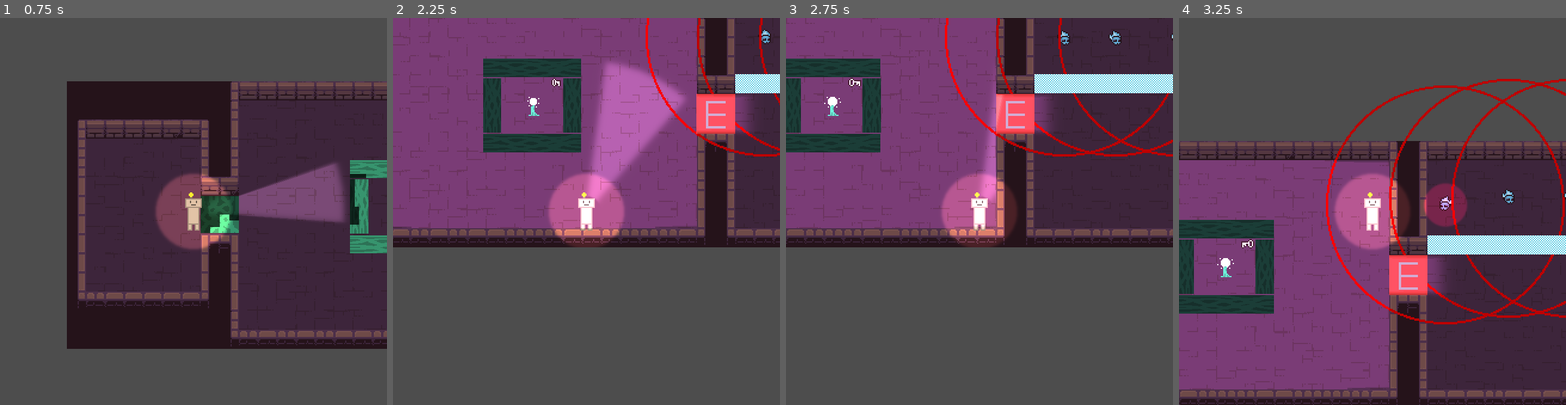
Above: before the commit, frames 1-4 (left to right).
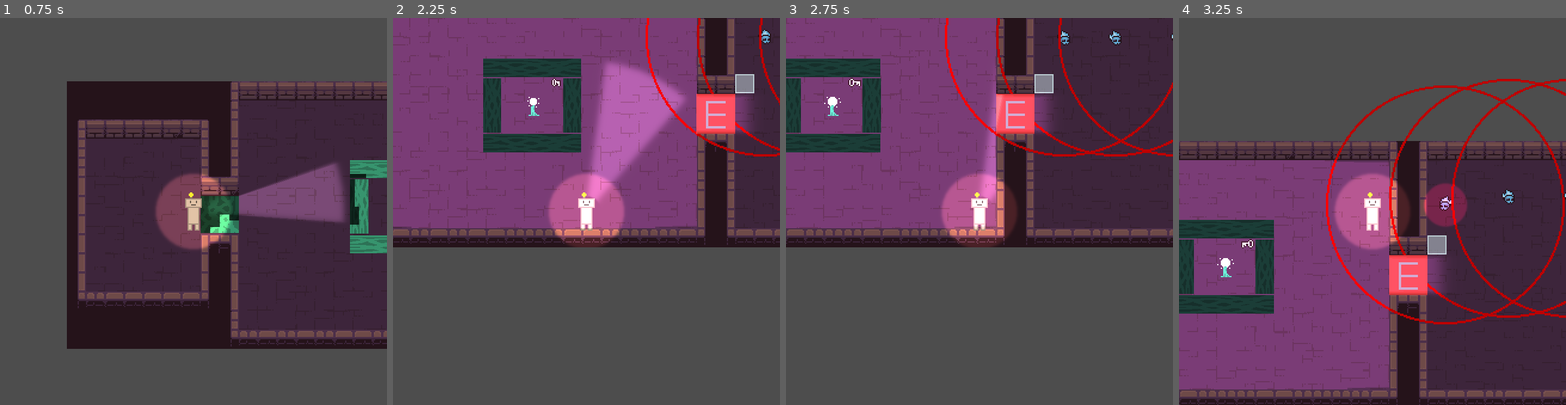
Above: after the commit, the same moments.

Repository: CookieCherith0969/GDM-Assignment-4
Game: Godot game, scene res://Scenes/Levels/Tutorial.tscn
The game is run twice, just before and just after one commit, with the same random seed, the same clock (stepped at 60 frames per second) and the same inputs.
Inputs (mouse positions are in pixels of both pictures, inside the frame that each line leads up to):
- Up to frame 1 (0.75 s): tap Enter at 0.5 s; move the mouse to (278, 192) at 0.52 s; hold D (Right) from 0.53 s (still down); hold Space (Light) from 0.53 s (still down)
- Up to frame 2 (2.25 s): move the mouse to (509, 230) at 1.27 s; release D (Right) at 1.28 s; release Space (Light) at 1.28 s; hold S (Down) 1.28-2.03 s; tap Space (Light) at 1.35 s; move the mouse to (625, 126) at 2.02 s; hold D (Right) from 2.03 s (still down); hold Space (Light) from 2.03 s (still down)
- Up to frame 3 (2.75 s): keep holding D (Right); keep holding Space (Light)
- Up to frame 4 (3.25 s): move the mouse to (1353, 288) at 2.77 s; release D (Right) at 2.78 s; release Space (Light) at 2.78 s; hold W (Up) from 2.78 s (still down); tap Space (Light) at 2.85 s

Frame 1 is identical in both runs. In frame 2, 0.6% of the frame differs, in the area x 88-100%, y 14-20%; in frame 3, 1.8%, in the area x 64-100%, y 14-20%; in frame 4, 1.8%.

Commit message:
on_lit change, glass upgrade

Diff:
--- a/Scenes/Glass.tscn
+++ b/Scenes/Glass.tscn
@@ -1,17 +1,28 @@
-[gd_scene load_steps=3 format=3 uid="uid://dc7xt6wtf814m"]
+[gd_scene load_steps=4 format=3 uid="uid://dudk7d7ss8mki"]
 
-[ext_resource type="Texture2D" uid="uid://1y8pfj1bmkjf" path="res://Art/PlaceholderArt/glass.png" id="1_ww2f7"]
+[ext_resource type="Script" path="res://Scripts/Glass.gd" id="1_8nj5b"]
+[ext_resource type="Texture2D" uid="uid://d1h5w1nm1mri" path="res://Art/PlaceholderArt/GlassRect.png" id="1_sa8e7"]
 
-[sub_resource type="RectangleShape2D" id="RectangleShape2D_4sbjp"]
-size = Vector2(16, 16)
+[sub_resource type="RectangleShape2D" id="RectangleShape2D_5gkt1"]
+size = Vector2(16, 10)
 
 [node name="Glass" type="Node2D"]
-
-[node name="Sprite2D" type="Sprite2D" parent="."]
-texture = ExtResource("1_ww2f7")
+script = ExtResource("1_8nj5b")
+size = Vector2i(16, 10)
 
 [node name="StaticBody2D" type="StaticBody2D" parent="."]
 collision_layer = 9
 
 [node name="CollisionShape2D" type="CollisionShape2D" parent="StaticBody2D"]
-shape = SubResource("RectangleShape2D_4sbjp")
+position = Vector2(8, 5)
+shape = SubResource("RectangleShape2D_5gkt1")
+
+[node name="SpriteRect" type="NinePatchRect" parent="."]
+offset_right = 16.0
+offset_bottom = 10.0
+texture = ExtResource("1_sa8e7")
+region_rect = Rect2(0, 0, 3, 3)
+patch_margin_left = 1
+patch_margin_top = 1
+patch_margin_right = 1
+patch_margin_bottom = 1
--- a/Scenes/Levels/Tutorial.tscn
+++ b/Scenes/Levels/Tutorial.tscn
@@ -463,38 +463,9 @@
 position = Vector2(416, 64)
 scale = Vector2(1.60566, 1.67794)
 
-[node name="Glass" parent="Objects" instance=ExtResource("7_0eb6t")]
-position = Vector2(600, 39)
-
-[node name="Glass2" parent="Objects" instance=ExtResource("7_0eb6t")]
-position = Vector2(584, 39)
-
-[node name="Glass3" parent="Objects" instance=ExtResource("7_0eb6t")]
-position = Vector2(568, 39)
-
-[node name="Glass4" parent="Objects" instance=ExtResource("7_0eb6t")]
-position = Vector2(552, 39)
-
-[node name="Glass5" parent="Objects" instance=ExtResource("7_0eb6t")]
-position = Vector2(536, 39)
-
-[node name="Glass6" parent="Objects" instance=ExtResource("7_0eb6t")]
-position = Vector2(520, 39)
-
-[node name="Glass7" parent="Objects" instance=ExtResource("7_0eb6t")]
-position = Vector2(504, 39)
-
-[node name="Glass8" parent="Objects" instance=ExtResource("7_0eb6t")]
-position = Vector2(488, 39)
-
-[node name="Glass9" parent="Objects" instance=ExtResource("7_0eb6t")]
-position = Vector2(472, 39)
-
-[node name="Glass10" parent="Objects" instance=ExtResource("7_0eb6t")]
-position = Vector2(456, 39)
-
 [node name="Glass11" parent="Objects" instance=ExtResource("7_0eb6t")]
-position = Vector2(440, 39)
+position = Vector2(432, 31)
+size = Vector2i(176, 16)
 
 [node name="LevelExit" parent="." instance=ExtResource("9_k4sq3")]
 position = Vector2(903, 57)
--- a/Scenes/lampPlant.tscn
+++ b/Scenes/lampPlant.tscn
@@ -69,10 +69,11 @@
 texture = ExtResource("3_u1hhc")
 texture_scale = 4.0
 
-[node name="GlowArea" parent="." instance=ExtResource("4_xqyf7")]
+[node name="GlowArea" parent="." node_paths=PackedStringArray("lighter") instance=ExtResource("4_xqyf7")]
 num_rays = 200
 ray_range = 180.0
 active = false
+lighter = NodePath("..")
 
 [connection signal="body_entered" from="DetectionArea" to="." method="_on_detection_area_body_entered"]
 [connection signal="body_exited" from="DetectionArea" to="." method="_on_detection_area_body_exited"]
--- a/Scenes/player.tscn
+++ b/Scenes/player.tscn
@@ -32,10 +32,11 @@
 texture = ExtResource("3_i58oj")
 texture_scale = 0.7
 
-[node name="GlowArea" parent="." instance=ExtResource("4_bf3oi")]
+[node name="GlowArea" parent="." node_paths=PackedStringArray("lighter") instance=ExtResource("4_bf3oi")]
 num_rays = 25
 ray_range = 14.0
 hit_from_inside = true
+lighter = NodePath("..")
 
 [node name="Rotator" type="Node2D" parent="."]
 
@@ -49,21 +50,23 @@
 offset = Vector2(50, 0)
 texture_scale = 0.5
 
-[node name="FlashArea" parent="Rotator" instance=ExtResource("4_bf3oi")]
+[node name="FlashArea" parent="Rotator" node_paths=PackedStringArray("lighter") instance=ExtResource("4_bf3oi")]
 rotation = 1.5708
 scale = Vector2(1.8, 1.8)
 angle = 33.48
 num_rays = 15
 ray_range = 75.0
 active = false
+lighter = NodePath("../..")
 
-[node name="EdgeArea" parent="Rotator" instance=ExtResource("4_bf3oi")]
+[node name="EdgeArea" parent="Rotator" node_paths=PackedStringArray("lighter") instance=ExtResource("4_bf3oi")]
 rotation = 1.5708
 angle = 200.0
 num_rays = 25
 ray_range = 16.0
 active = false
 hit_from_inside = true
+lighter = NodePath("../..")
 
 [node name="InteractArea" type="Area2D" parent="."]
 
--- /dev/null
+++ b/Scripts/Glass.gd
@@ -0,0 +1,34 @@
+@tool
+extends Node2D
+
+@export
+var size : Vector2i = Vector2i(16,16) : set = set_size
+
+@onready
+var collider = $StaticBody2D/CollisionShape2D
+@onready
+var sprite = $SpriteRect
+
+# Called when the node enters the scene tree for the first time.
+func _ready():
+	collider.shape = RectangleShape2D.new()
+
+	size = size
+
+func set_size(val : Vector2i):
+	if not is_instance_valid(sprite):
+		return
+
+	size = val
+
+	if size.x < 2:
+		size.x = 2
+		notify_property_list_changed()
+	if size.y < 2:
+		size.y = 2
+		notify_property_list_changed()
+
+	collider.shape.size = size
+	collider.position = Vector2(size)/2
+
+	sprite.size = size
--- a/Scripts/LightArea.gd
+++ b/Scripts/LightArea.gd
@@ -11,6 +11,9 @@
 var active = true : set = set_active
 @export
 var hit_from_inside = false : set = set_inside
+
+@export
+var lighter : Node
 
 @onready
 var blockable_area = $BlockableArea
@@ -67,7 +70,13 @@
 	blockable_area.hit_from_inside = val
 
 func _on_blockable_area_target_entered(target):
-	target.on_lit()
+	if not lighter:
+		target.on_lit(self)
+	else:
+		target.on_lit(lighter)
 
 func _on_blockable_area_target_exited(target):
-	target.on_unlit()
+	if not lighter:
+		target.on_unlit(self)
+	else:
+		target.on_unlit(lighter)
--- a/Scripts/Player.gd
+++ b/Scripts/Player.gd
@@ -56,10 +56,10 @@
 	#elif body.is_in_group("Doors") and has_key:
 	#	body.get_node("CollisionShape2D").disabled = true
 
-func on_lit():
+func on_lit(_lighter):
 	num_lights += 1
 
-func on_unlit():
+func on_unlit(_lighter):
 	num_lights -= 1
 
 func set_lights(val : int):
@@ -73,12 +73,12 @@
 	if light_on != val:
 		light_on = val
 		if light_on:
-			on_lit()
+			on_lit(self)
 			flasharea.active = true
 			edgearea.active = true
 			flashlight.enabled = true
 		else:
-			on_unlit()
+			on_unlit(self)
 			flasharea.active = false
 			edgearea.active = false
 			flashlight.enabled = false
--- a/Scripts/gateBlock.gd
+++ b/Scripts/gateBlock.gd
@@ -31,10 +31,10 @@
 	position = pos*8
 	sprite.texture.region.position = pos*8
 
-func on_lit():
+func on_lit(_lighter):
 	num_lights += 1
 
-func on_unlit():
+func on_unlit(_lighter):
 	num_lights -= 1
 
 func set_lights(val : int):
--- a/Scripts/lampPlant.gd
+++ b/Scripts/lampPlant.gd
@@ -33,17 +33,6 @@
 	sprite.play("off")
 	lampActive = false
 
-
-
-func _on_light_area_body_entered(body):
-	if body.has_method(&"on_lit"):
-		body.on_lit()
-
-
-func _on_light_area_body_exited(body):
-	if body.has_method(&"on_unlit"):
-		body.on_unlit()
-
 func set_active(val : bool):
 	if lampActive != val:
 		lampActive = val
Binary file added: Art/PlaceholderArt/GlassRect.png
Not shown, added: Art/PlaceholderArt/GlassRect.png.import
Not shown: 1 places in Scenes/Levels/Tutorial.tscn that only renumber resources
